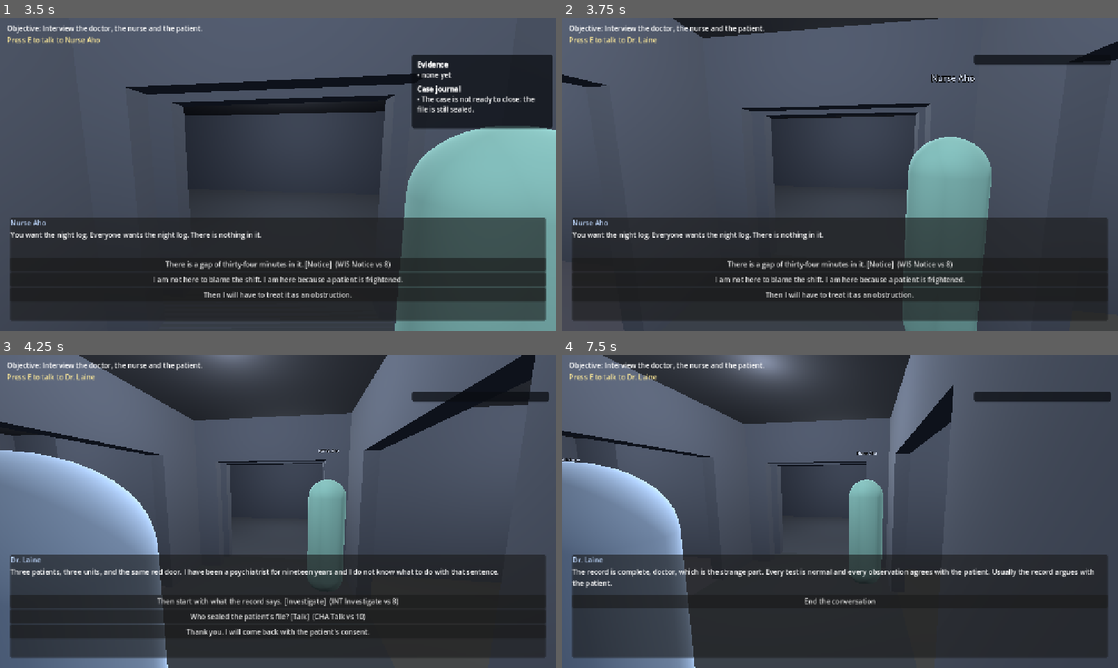
Above: before the commit, frames 1-4 (two rows, left to right).
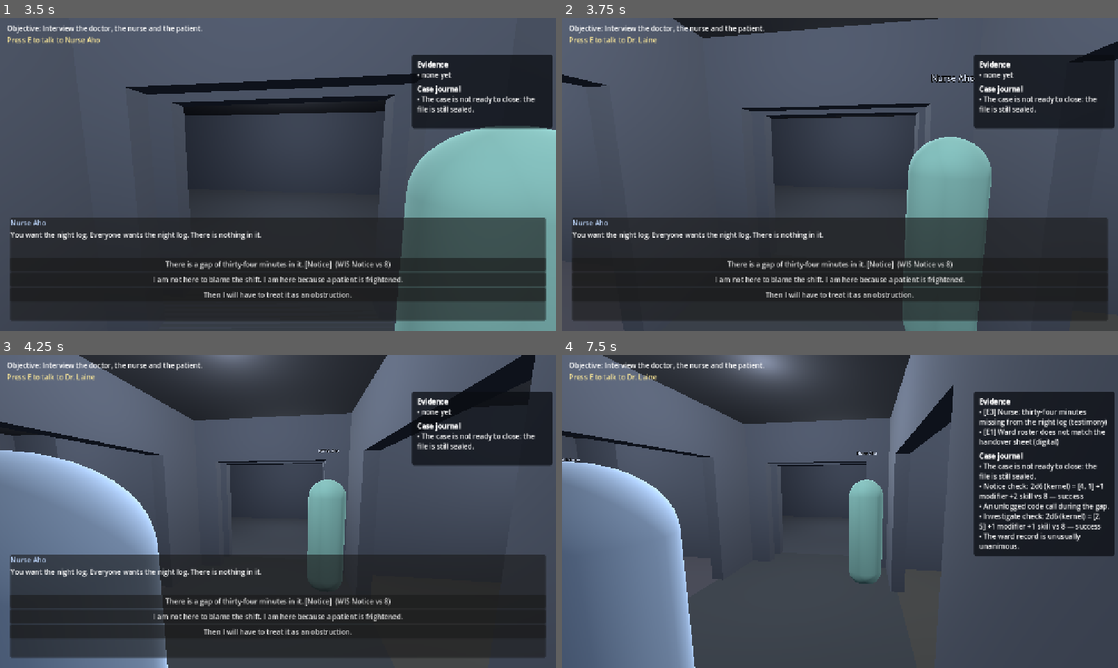
Above: after the commit, the same moments.

Repository: TomiToivio/NooPunk
Game: Godot game, scene res://scenes/main.tscn
Two runs of this game, one before a commit and one after it. Both use one fixed random seed, a clock stepped at 60 frames per second and the inputs below.
Inputs (mouse positions are in pixels of both pictures, inside the frame that each line leads up to):
- Up to frame 1 (3.5 s): click "Begin the case" at 0.5 s; tap Enter at 1.25 s; move the mouse to (305, 174) at 1.27 s; hold E (interact) 1.28-2.03 s; hold W (move_forward) from 1.28 s (still down); move the mouse to (250, 174) at 2.02 s; tap F6 (end_case) at 2.1 s; tap E (interact) at 2.3, 2.75 s; move the mouse to (289, 168) at 2.77 s; hold E (interact) from 2.78 s (still down)
- Up to frame 2 (3.75 s): keep holding W (move_forward); move the mouse to (812, 237) at 3.52 s; release E (interact) at 3.53 s; tap J (toggle_journal) at 3.6 s; click (812, 237) at 3.67 s
- Up to frame 3 (4.25 s): keep holding W (move_forward); tap E (interact) at 3.8 s
- Up to frame 4 (7.5 s): release W (move_forward) at 4.25 s; click (840, 602) at 4.25 s, where only the run before the commit has a clickable "Then start with what the reco…"; click "End the conversation" at 5 s; tap E (interact) at 5.75, 6.8 s; move the mouse to (878, 514) at 5.77 s; hold W (move_forward) 5.78-6.53 s; hold E (interact) 5.78-6.53 s; tap 1 at 5.85 s; move the mouse to (673, 464) at 6.52 s; hold A (move_left) 6.53-7.25 s; tap 9 at 6.6 s; click (673, 464) at 6.67 s; click (840, 602) at 7.25 s, where only the run before the commit has a clickable "Then start with what the reco…"

Frame 1 is identical in both runs. In frame 2, 5.2% of the frame differs, in the area x 74-100%, y 13-36%; in frame 3, 7.2%; in frame 4, 43%, in the area x 1-100%, y 11-97%.

Commit message:
fix(godot): allow reopening ending selection and block interactions behind modal panels

Diff:
--- a/godot/scenes/level_builder.gd
+++ b/godot/scenes/level_builder.gd
@@ -18,7 +18,6 @@
 var player: CharacterBody3D
 var _interactables: Array = []
 var _active: Node3D = null
-var _ending_offered := false
 
 func _ready() -> void:
 	layout = _load_json(LEVEL_PATH)
@@ -57,6 +56,8 @@
 		if hud == null or not hud.has_modal_open():
 			Input.mouse_mode = Input.MOUSE_MODE_CAPTURED
 		return
+	if hud != null and hud.has_modal_open():
+		return
 	if event.is_action_pressed("interact"):
 		interact()
 	elif event.is_action_pressed("toggle_journal"):
@@ -69,7 +70,7 @@
 
 ## Talk to an NPC or inspect a prop. A prop is a piece of the case: what it yields is data, not script.
 func interact() -> void:
-	if _active == null:
+	if _active == null or (hud != null and hud.has_modal_open()):
 		return
 	var kind := String(_active.get_meta("kind", "npc"))
 	if kind == "npc":
@@ -105,13 +106,12 @@
 		hud.show_dialogue(node, runner.choices())
 
 func _offer_ending() -> void:
-	if _ending_offered:
+	if not GameState.ending.is_empty() or (hud != null and hud.has_modal_open()):
 		return
 	var endings := GameState.available_endings()
 	if endings.is_empty():
 		GameState.add_journal("The case is not ready to close: the file is still sealed.")
 		return
-	_ending_offered = true
 	hud.close_dialogue()
 	hud.offer_endings(endings)
 
